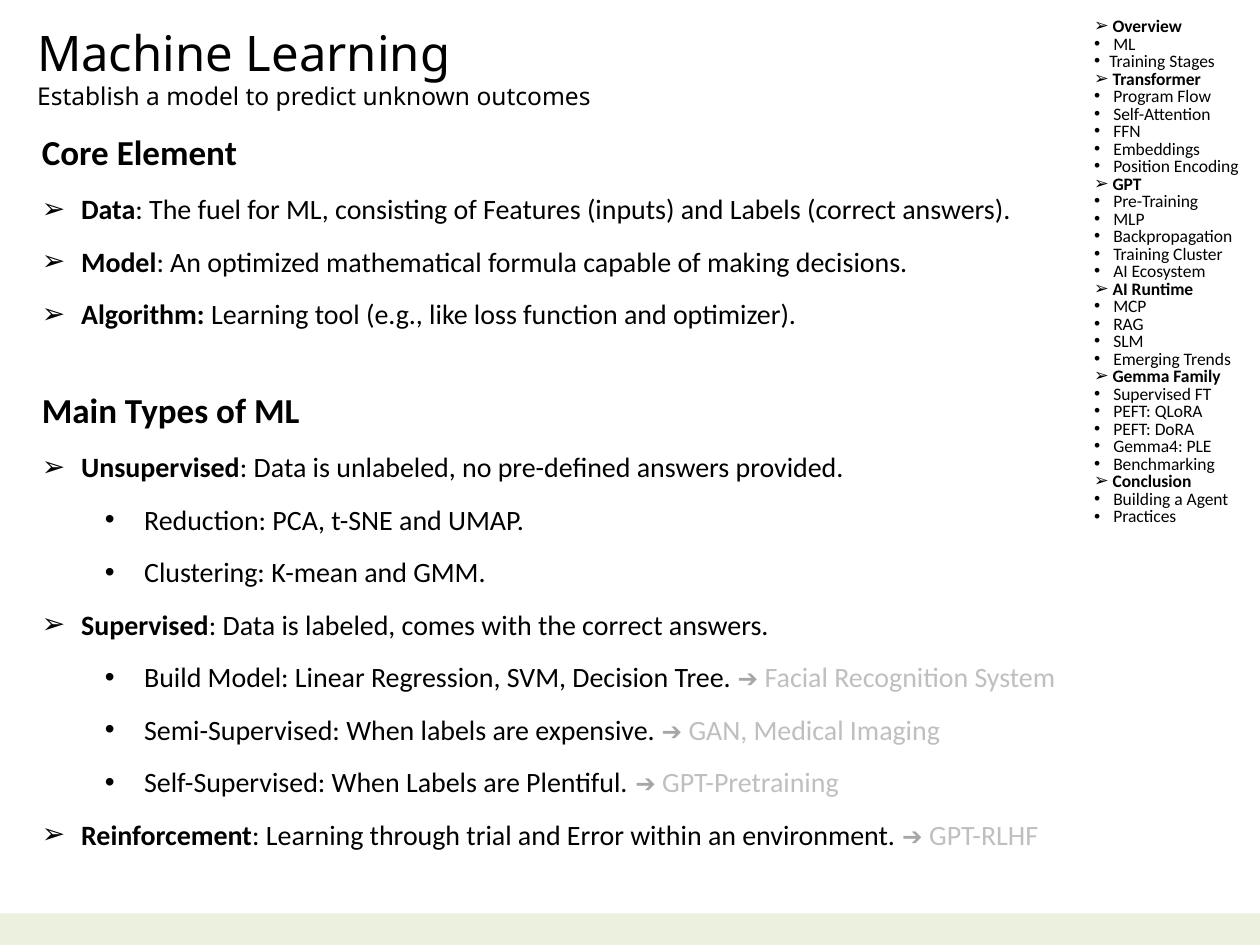
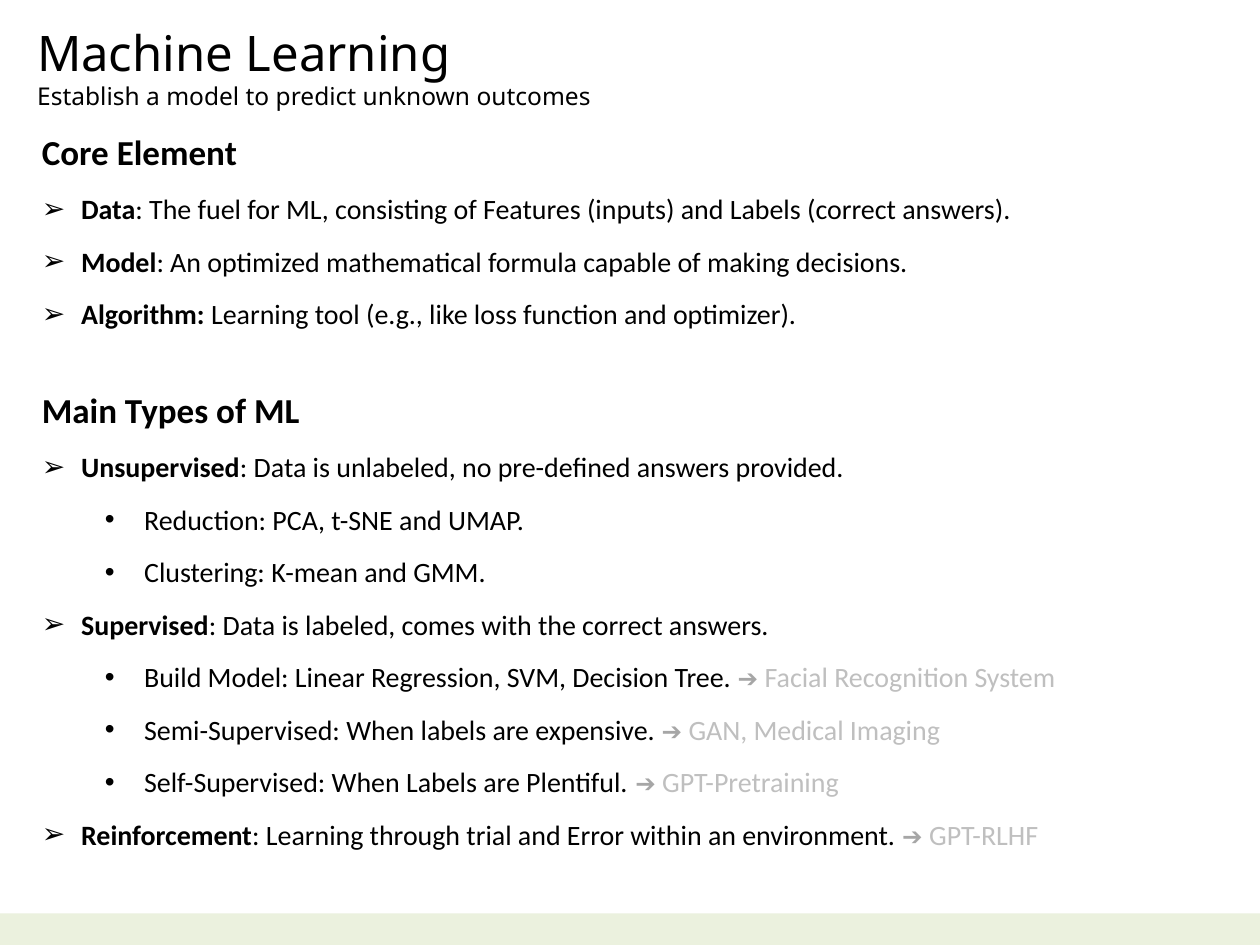
Before and after one commit to navibator/crazy-ai, a slide deck: slide 5 of ai.pptx. Drawn at 1260x945 pixels with LibreOffice and Linux fonts; fonts in the diff are those of the drawing. Boxes give left, top, right and bottom in pixels: in the first picture for what was removed or moved away, otherwise in the second. Text is boxed around its words. In the diff, an @@ line names an element or a change of style, - is before the commit and + after.

Commit message:
bio-it-agent

```diff
--- a/ai.pptx
+++ b/ai.pptx
@@ text removed at (1109, 19, 1239, 522) @@
-➢ Overview
-      • ML
-    • Training Stages
-➢ Transformer
-    • Program Flow
-    • Self-Attention
-    • FFN
-    • Embeddings
-    • Position Encoding
-➢ GPT
-    • Pre-Training
-    • MLP
-    • Backpropagation
-    • Training Cluster
-    • AI Ecosystem
-➢ AI Runtime
-    • MCP
-    • RAG
-    • SLM
-    • Emerging Trends
-➢ Gemma Family
-    • Supervised FT
-    • PEFT: QLoRA
-    • PEFT: DoRA
-    • Gemma4: PLE
-    • Benchmarking
-➢ Conclusion
-    • Building a Agent
-    • Practices
```
Also in this commit, not shown: 9 other slides changed, 3 other files.
